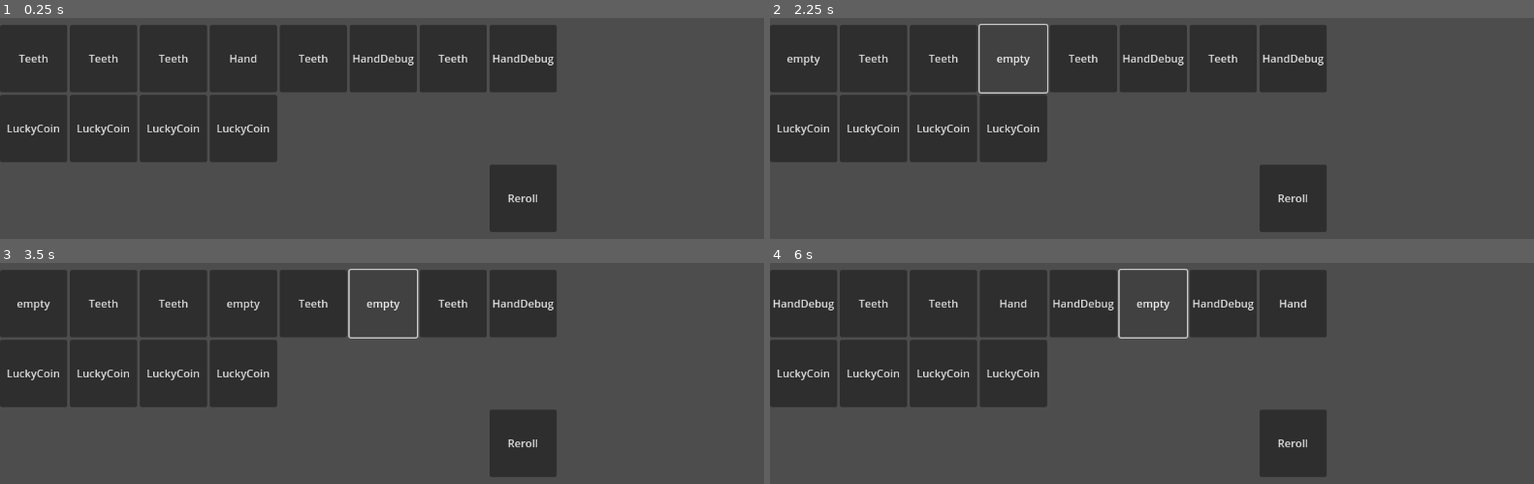
Above: before the commit, frames 1-4 (two rows, left to right).
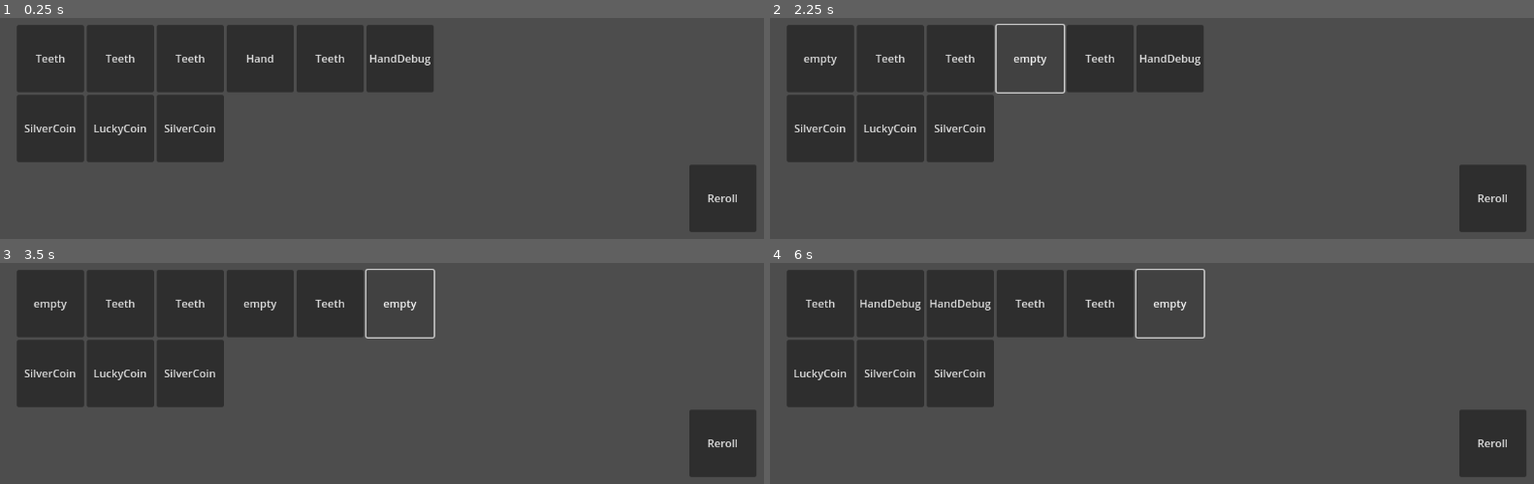
Above: after the commit, the same moments.

Repository: iceknith/Organ-Gambler-Full
Game: Godot game, scene res://src/game_scenes/shop/shop.tscn
Same seed, same stepped clock (60 frames per second), same inputs: the game is played once before the commit and once after it. This scene is started directly instead of the project's main scene. The engine's default icon, where the game draws it, is replaced by a stand-in: a white triangle on a blue panel in a dark square.
Inputs (mouse positions are in pixels of both pictures, inside the frame that each line leads up to):
- Up to frame 1 (0.25 s): no input
- Up to frame 2 (2.25 s): click "Teeth" at 0.5 s; click "empty" at 1.25 s; click "Hand" at 2 s
- Up to frame 3 (3.5 s): click "HandDebug" at 2.75 s
- Up to frame 4 (6 s): click (823, 373) at 3.5 s, where only the run after the commit has a clickable "SilverCoin"; click "LuckyCoin" at 4.25 s; click "Reroll" at 5 s; click (1152, 302) at 5.75 s, where only the run before the commit has a clickable "Leg"

The runs differ from the first frame. In frame 1, 16% of the frame differs, in the area x 0-99%, y 3-97%; in frame 2, 16%; in frame 3, 16%; in frame 4, 16%, in the area x 0-99%, y 2-97%.

Commit message:
minor additions

Diff:
--- a/src/game_scenes/shop/shop.tscn
+++ b/src/game_scenes/shop/shop.tscn
@@ -13,13 +13,14 @@
 grow_vertical = 2
 script = ExtResource("1_0npe2")
 reroll_left = 5
-organs_inventory_size = 8
-coins_inventory_size = 4
+coins_inventory_size = 3
 
 [node name="ItemContainer" type="VBoxContainer" parent="."]
+custom_minimum_size = Vector2(1100, 0)
 layout_mode = 0
+offset_left = 25.0
 offset_top = 100.0
-offset_right = 100.0
+offset_right = 1125.0
 offset_bottom = 208.0
 alignment = 1
 
--- a/src/game_scenes/shop/shop_items/shopItem.tscn
+++ b/src/game_scenes/shop/shop_items/shopItem.tscn
@@ -10,7 +10,7 @@
 [node name="Button" type="Button" parent="."]
 custom_minimum_size = Vector2(100, 100)
 layout_mode = 0
-offset_right = 65.0
-offset_bottom = 31.0
+offset_right = 100.0
+offset_bottom = 100.0
 tooltip_text = "Default"
 text = "Default"
--- a/src/game_scenes/shop/shop_items/shop_item_coin.gd
+++ b/src/game_scenes/shop/shop_items/shop_item_coin.gd
@@ -30,11 +30,14 @@
 
 func try_to_buy() -> void:
 	#super.try_to_buy seulement si l'inventaire de coin n'est pas plein
-	super.try_to_buy()
-	pass
+	if Player.get_total_coin_count() < Player.maxCoinCount:
+		super.try_to_buy()
+	else:
+		printerr("Inventaire de coin plein")
 
 func bought():
 	super.bought()
 	#ajout du coin à l'inventaire
+	Player.add_coin(coin)
 	set("coin",null)
 	pass
--- a/src/game_scenes/shop/shop_items/shop_item_organ.gd
+++ b/src/game_scenes/shop/shop_items/shop_item_organ.gd
@@ -30,5 +30,6 @@
 func bought():
 	super.bought()
 	#ajout de l'organe à l'inventaire
+	Player.organs.append(organ)
 	set("organ",null)
 	pass
--- /dev/null
+++ b/src/objects/coins/list/SilverCoin.tres
@@ -0,0 +1,15 @@
+[gd_resource type="Resource" script_class="SimpleCoin" load_steps=2 format=3 uid="uid://cm2p0f5uqino0"]
+
+[ext_resource type="Script" uid="uid://7083qkrbff1n" path="res://src/objects/coins/sub-classes/simpleCoin.gd" id="1_wordi"]
+
+[resource]
+script = ExtResource("1_wordi")
+valueHeads = 3.0
+valueTails = 1.0
+durability = 2.0
+base_cost = 5.0
+luck = 0.7
+name = "SilverCoin"
+description = "A valuable coin"
+weight = 1.0
+metadata/_custom_type_script = "uid://7083qkrbff1n"
--- a/src/player/player.gd
+++ b/src/player/player.gd
@@ -57,6 +57,12 @@
 	var count:int = 0
 	for organ in organs:
 		if organ.name == organ_name: count += 1
+	return count
+
+func get_total_coin_count() -> int:
+	var count:int = 0
+	for coin in coins:
+		if coins != null: count += 1
 	return count
 
 ###---Setters---###
